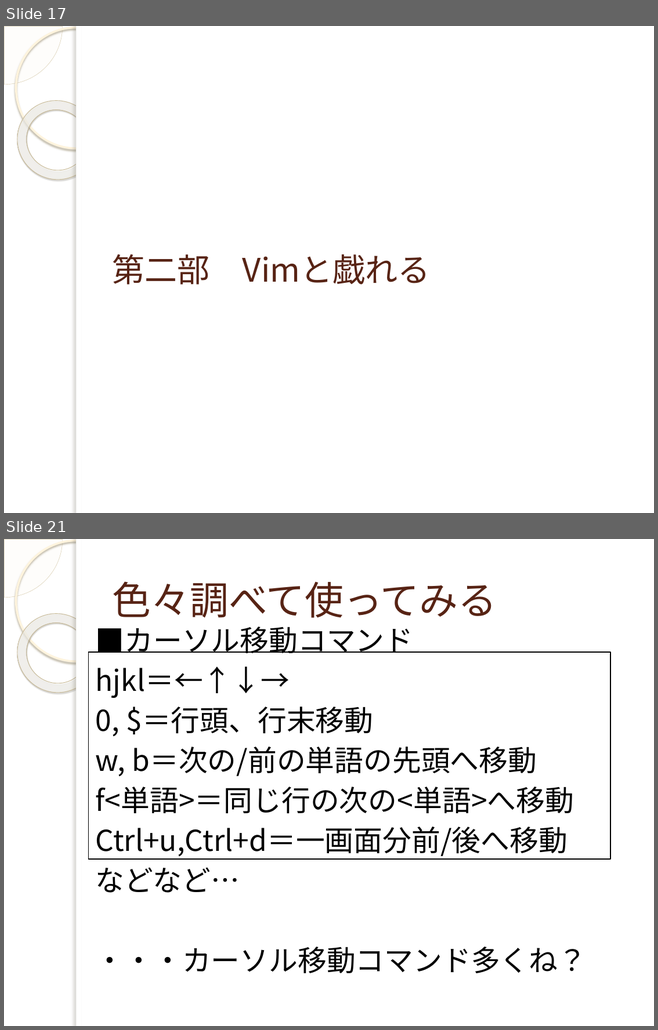
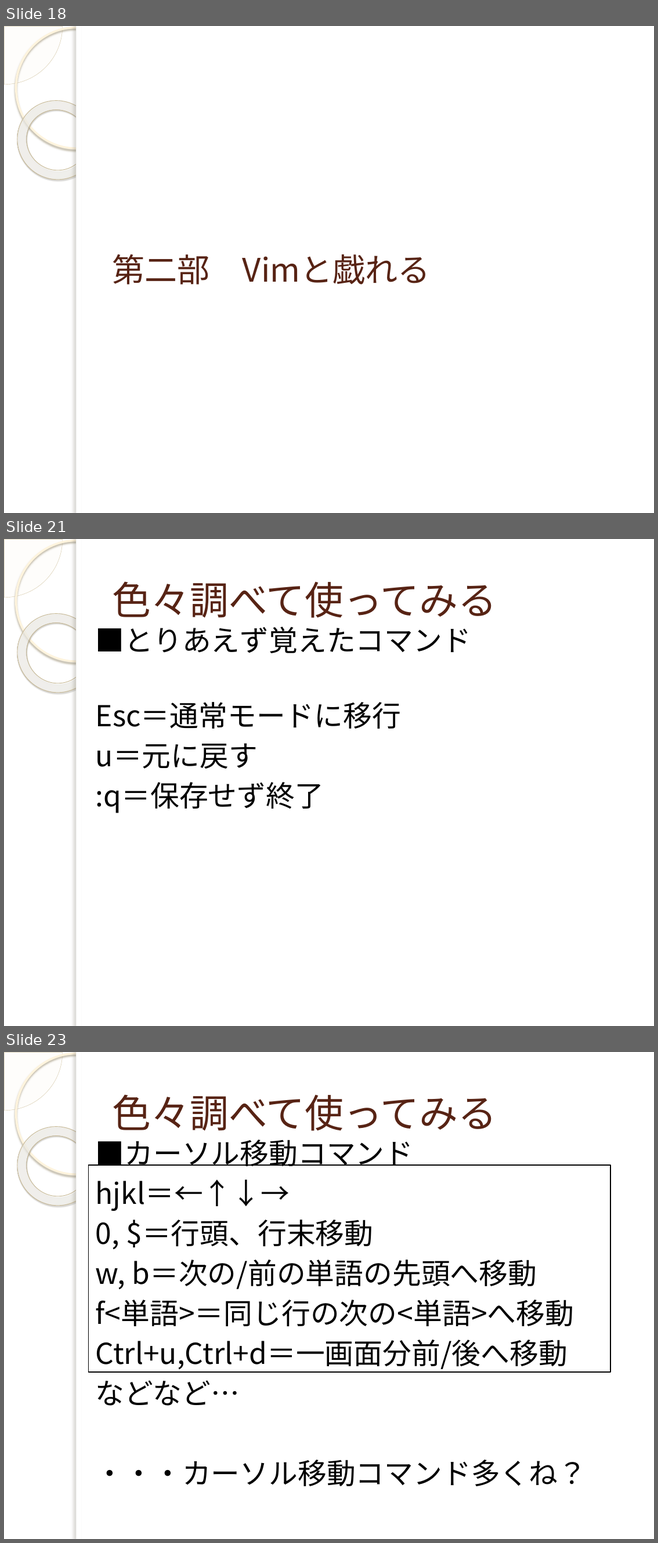
Before and after one commit to yuridonus/FEstudy, a slide deck: vimmer.pptx. Shown one above the other, each under a label of ours: slides 17 and 21 before the commit, slides 18, 21 and 23 after it; the slides between them are not shown. The pictures are 658x1030 and 658x1543 pixels, drawn with LibreOffice and Linux fonts; fonts in the diff are those of the drawing; background and template pictures are left out. Boxes give left, top, right and bottom in pixels: in the first picture for what was removed or moved away, otherwise in the second. Text is boxed around its words. In the diff, an @@ line names an element or a change of style, - is before the commit and + after.

```diff
--- a/vimmer.pptx
+++ b/vimmer.pptx
@@ slide 21 added at <box>4,539,654,1026</box>, background picture (left out); not listed: 5 template elements that a slide beside it also shows @@
@@ title added at <box>112,581,496,618</box>, 43 pt, text #572314 @@
+色々調べて使ってみる
@@ text added at <box>96,627,471,813</box>, 32 pt, text #000000 @@
+■とりあえず覚えたコマンド
+Esc＝通常モードに移行
+u＝元に戻す
+:q＝保存せず終了
@@ what was slide 17 is now slide 18 @@
@@ what was slide 21 is now slide 23 @@
```
Also in this commit, not shown: 11 slides changed, 5 other slides added.
